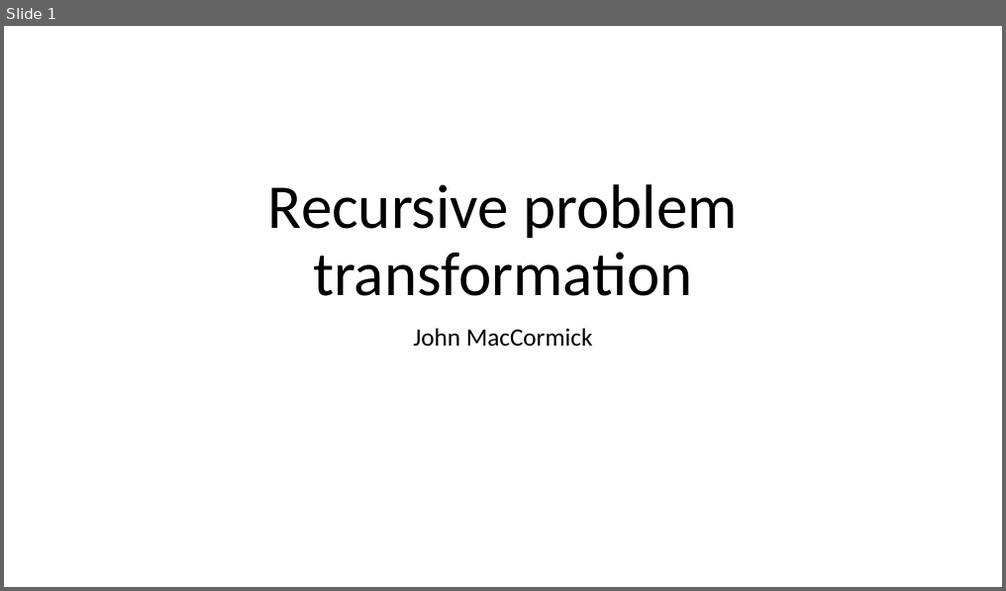
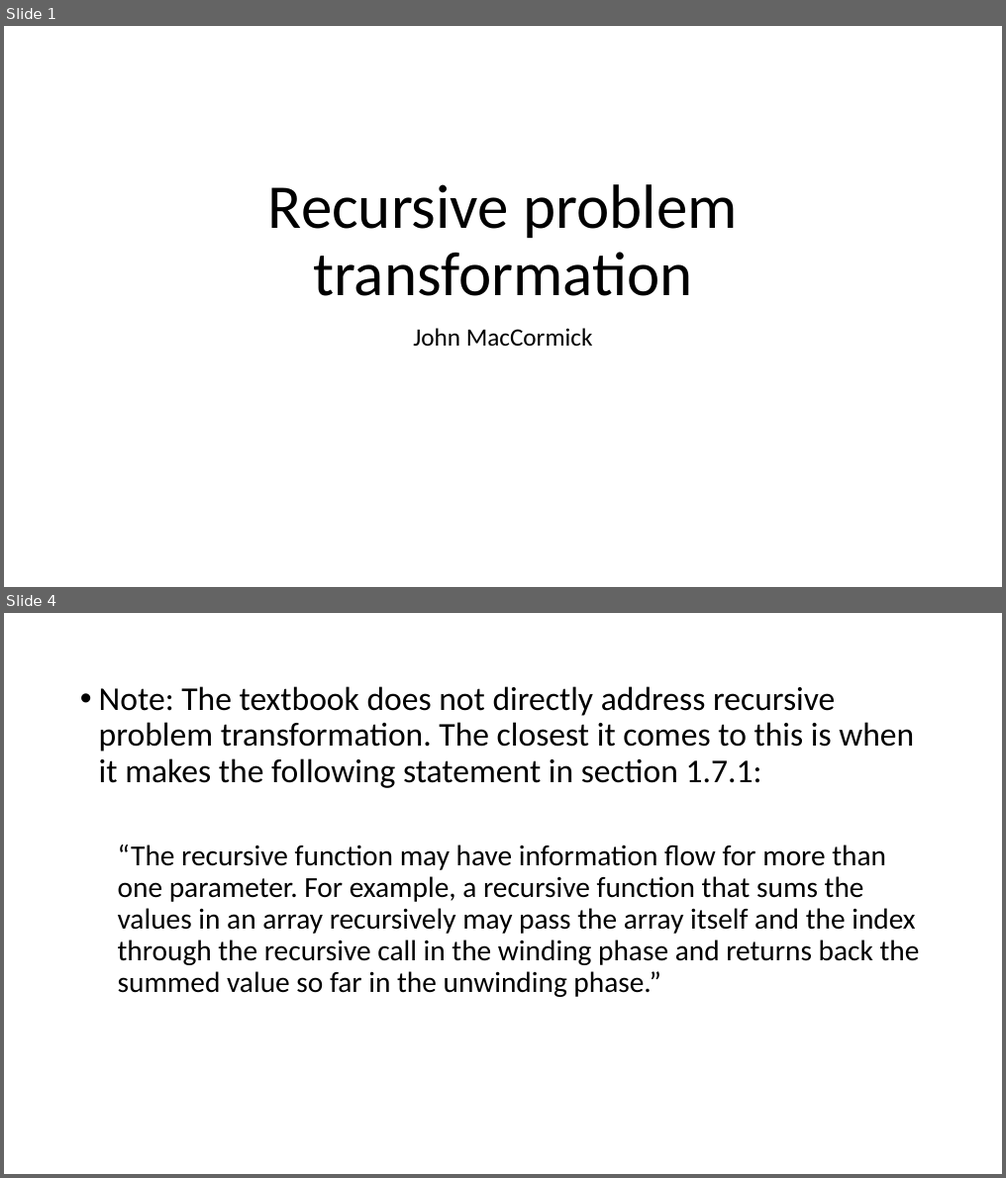
Before and after one commit to dickinson-comp232-fall22/dickinson-comp232-fall22.github.io, a slide deck: resources/class03/recursive-prob-transformation.pptx. Shown one above the other, each under a label of ours: slide 1 before the commit, slides 1 and 4 after it; the slides between them are not shown. The pictures are 1006x591 and 1006x1178 pixels, drawn with LibreOffice and Linux fonts; fonts in the diff are those of the drawing. Boxes give left, top, right and bottom in pixels: in the first picture for what was removed or moved away, otherwise in the second. Text is boxed around its words. In the diff, an @@ line names an element or a change of style, - is before the commit and + after.

Commit message:
minor update

```diff
--- a/resources/class03/recursive-prob-transformation.pptx
+++ b/resources/class03/recursive-prob-transformation.pptx
@@ slide 4 added at (x1=4, y1=613, x2=1002, y2=1174), background #FFFFFF @@
@@ text added at (x1=99, y1=686, x2=920, y2=997), 28 pt, text #000000 @@
+• Note: The textbook does not directly address recursive problem transformation. The closest it comes to this is when it makes the following statement in section 1.7.1:
+  “The recursive function may have information flow for more than one parameter. For example, a recursive function that sums the values in an array recursively may pass the array itself and the index through the recursive call in the winding phase and returns back the summed value so far in the unwinding phase.”
```
